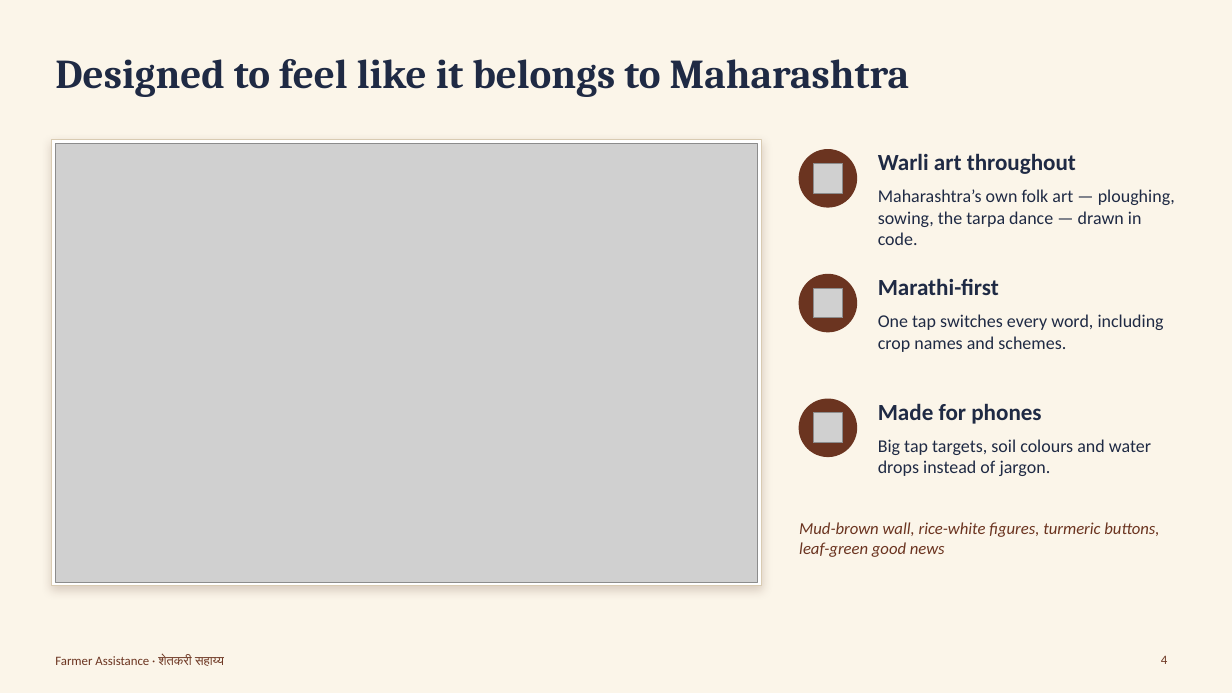
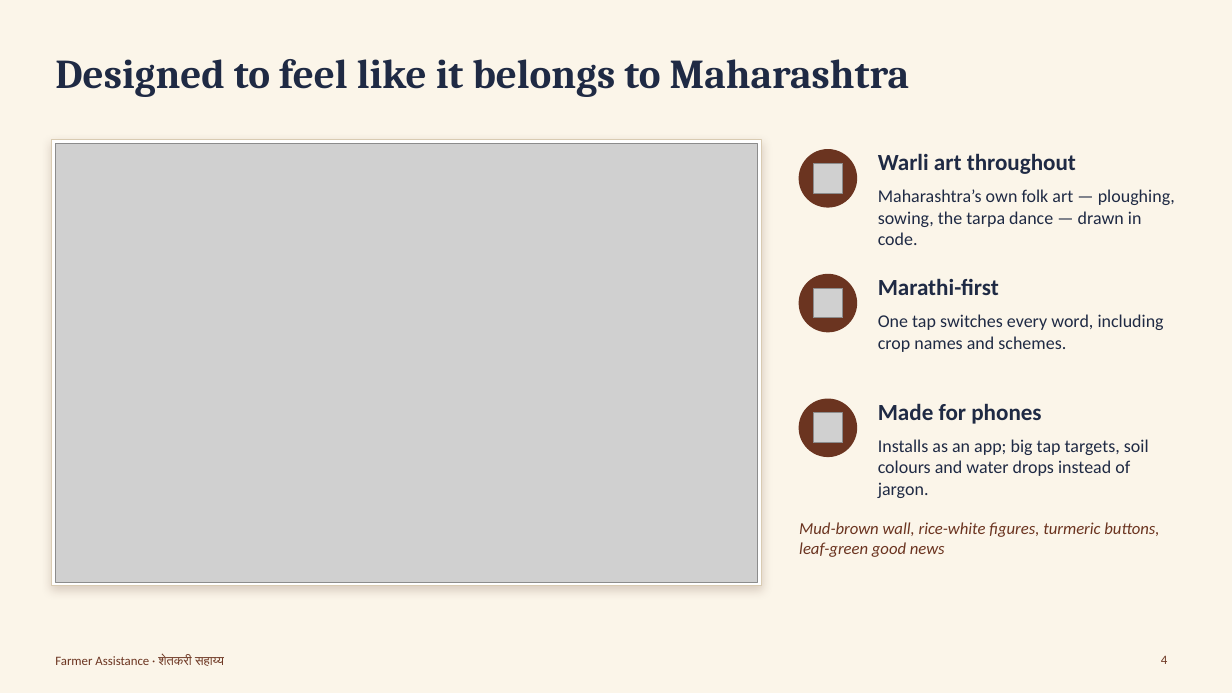
Before and after one commit to Shravanirajput/farmer-assistance-system, a slide deck: slide 4 of docs/presentation/Farmer-Assistance-Presentation.pptx. Drawn at 1232x693 pixels with LibreOffice and Linux fonts; fonts in the diff are those of the drawing; grey boxes stand for pictures. Boxes give left, top, right and bottom in pixels: in the first picture for what was removed or moved away, otherwise in the second. Text is boxed around its words. In the diff, an @@ line names an element or a change of style, - is before the commit and + after.

```diff
--- a/docs/presentation/Farmer-Assistance-Presentation.pptx
+++ b/docs/presentation/Farmer-Assistance-Presentation.pptx
@@ text at [878,439,1149,498]: text changed @@
-Big tap targets, soil colours and water drops instead of jargon.
+Installs as an app; big tap targets, soil colours and water drops instead of jargon.
```
Also in this commit, not shown: 2 other slides changed, 1 slide added, 35 other files.
